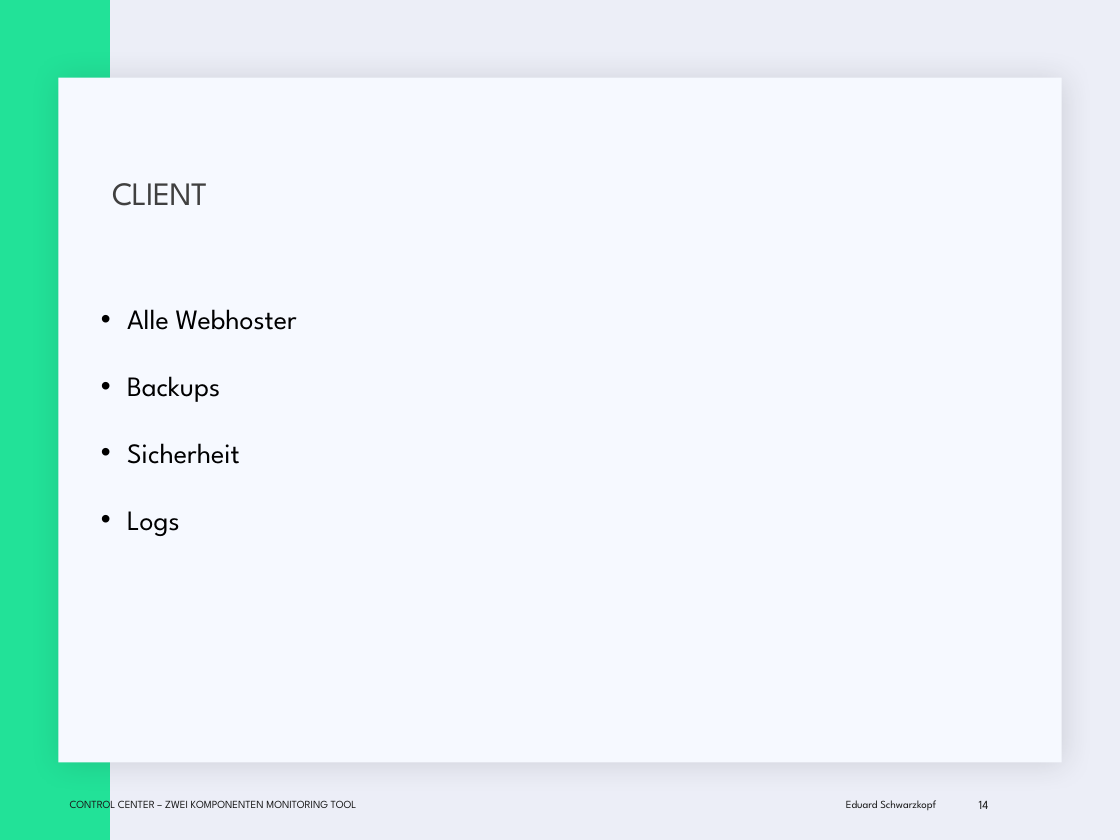
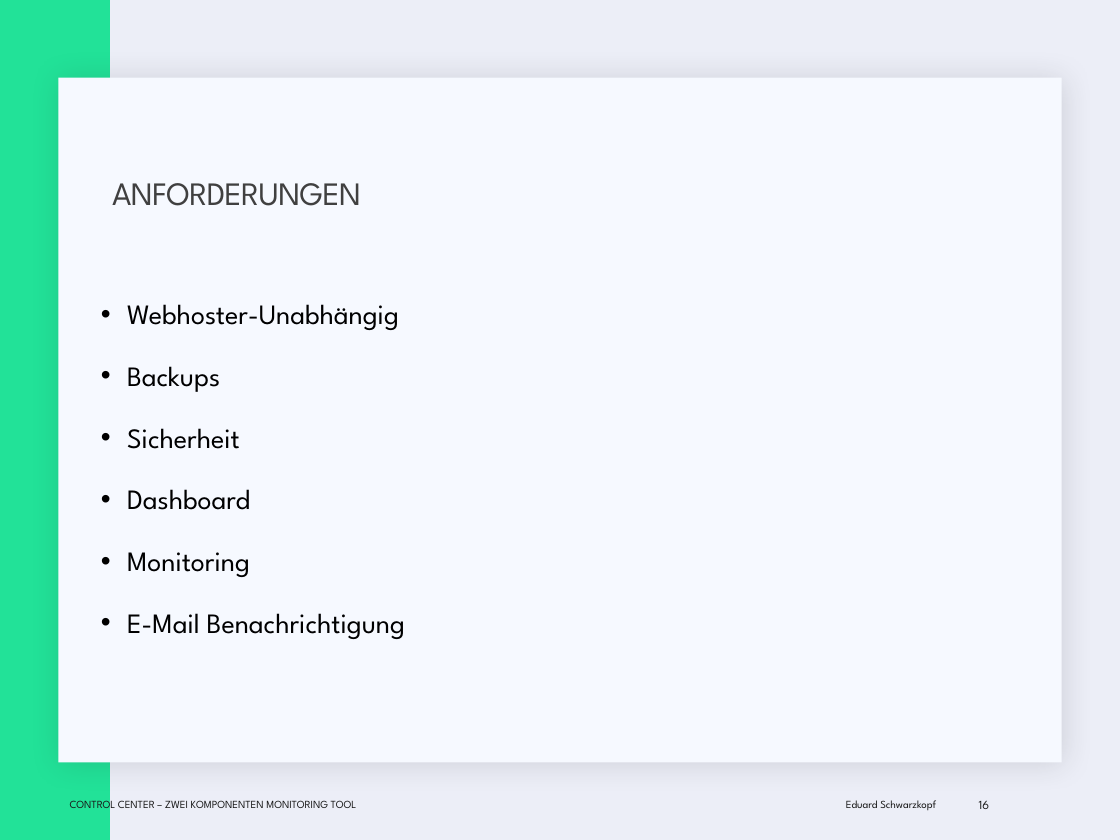
Before and after one commit to EduardSchwarzkopf/Abschlusspr-sentation, a slide deck: slide 16 of Abschluss_präsi.pptx (slide 14 before the commit). Drawn at 1120x840 pixels with LibreOffice and Linux fonts; fonts in the diff are those of the drawing. Boxes give left, top, right and bottom in pixels: in the first picture for what was removed or moved away, otherwise in the second. Text is boxed around its words. In the diff, an @@ line names an element or a change of style, - is before the commit and + after.

```diff
--- a/Abschluss_präsi.pptx
+++ b/Abschluss_präsi.pptx
@@ title at (x1=112, y1=183, x2=361, y2=206): text changed @@
-CLIENT
+ANFORDERUNGEN
@@ text at (x1=127, y1=304, x2=399, y2=330): text changed @@
-• Alle Webhoster
+• Webhoster-Unabhängig
@@ text at (x1=127, y1=366, x2=240, y2=449): line spacing 1.5 to 1.35 @@
@@ text at (x1=127, y1=489, x2=405, y2=639): text changed @@
-• Logs
+• Dashboard
+• Monitoring
+• E-Mail Benachrichtigung
@@ page number at (x1=979, y1=800, x2=990, y2=809): text changed @@
-14
+16
```
Also in this commit, not shown: 5 other slides changed, 6 slides added, 1 slide removed.
